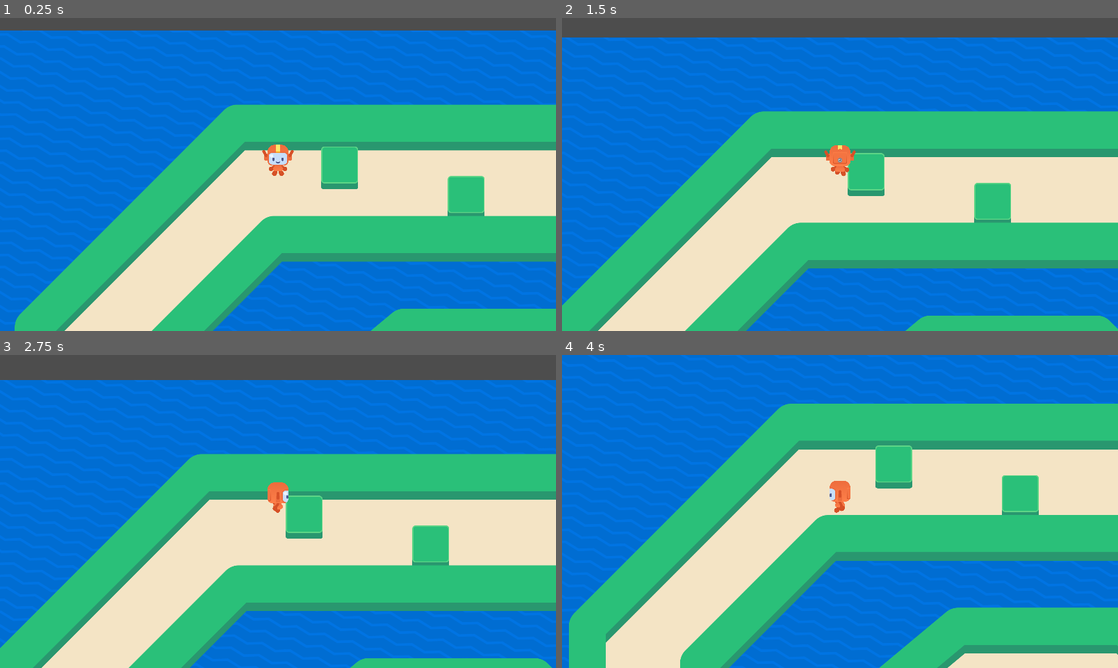
Above: before the commit, frames 1-4 (two rows, left to right).
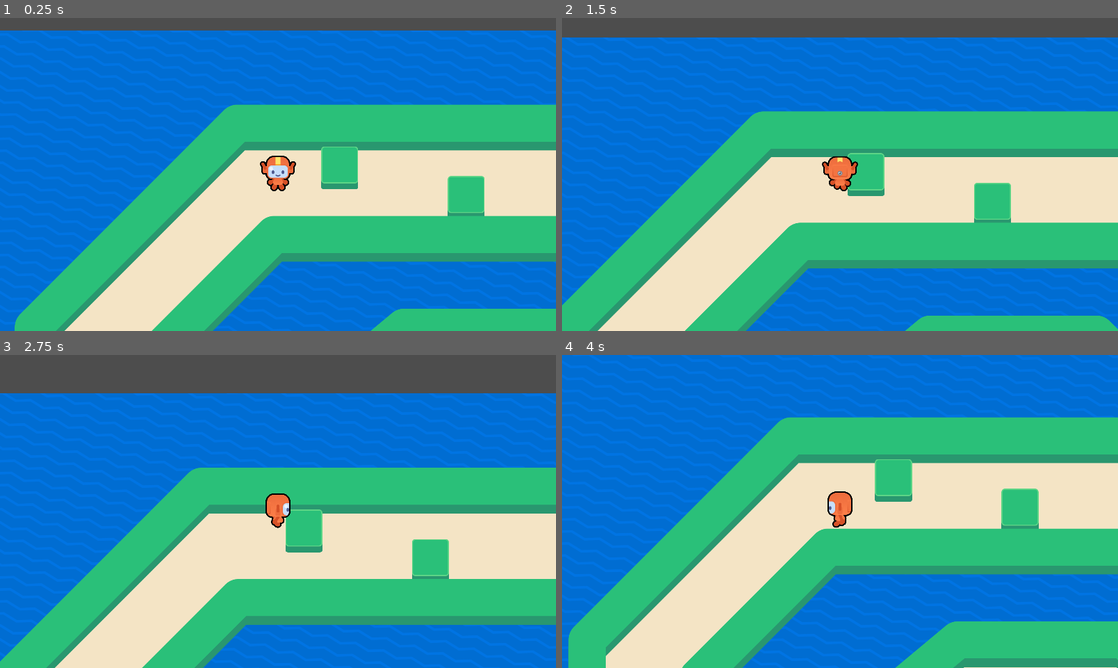
Above: after the commit, the same moments.

Repository: keliang5/2d-GameDev-Course
Game: Godot game, scene res://game.tscn
Two runs of this game, one before a commit and one after it. Both use one fixed random seed, a clock stepped at 60 frames per second and the inputs below.
Inputs (mouse positions are in pixels of both pictures, inside the frame that each line leads up to):
- Up to frame 1 (0.25 s): no input
- Up to frame 2 (1.5 s): tap Enter at 0.5 s; move the mouse to (962, 158) at 0.52 s; hold Right (move_right) 0.53-1.28 s; tap Z at 0.6, 1.35 s; click (962, 158) at 0.67 s; tap Space at 0.77 s; move the mouse to (728, 190) at 1.27 s; hold W (move_down) from 1.28 s (still down)
- Up to frame 3 (2.75 s): tap Space at 1.52 s; move the mouse to (333, 442) at 2.02 s; release W (move_down) at 2.03 s; hold Right (move_right) from 2.03 s (still down); tap Z at 2.1 s
- Up to frame 4 (4 s): move the mouse to (812, 574) at 2.77 s; release Right (move_right) at 2.78 s; hold Down (move_up) 2.78-3.53 s; tap Z at 2.85, 3.6 s; click (812, 574) at 2.92 s; tap Space at 3.02, 3.77 s; move the mouse to (1006, 558) at 3.52 s; hold Left (move_left) from 3.53 s (still down)

The runs differ from the first frame. In frame 1, 0.7% of the frame differs, in the area x 46-54%, y 40-56%; in frame 2, 0.8%; in frame 3, 25%, in the area x 0-100%, y 8-100%; in frame 4, 24%.

Commit message:
L6 Complete

Diff:
--- a/M09.top_down_movement_workbook/assets/runner/runner_visual_red.tscn
+++ b/M09.top_down_movement_workbook/assets/runner/runner_visual_red.tscn
@@ -28,26 +28,26 @@
 
 [node name="ArmR" parent="Visual" index="2"]
 self_modulate = Color(0.839277, 0.317525, 0.152895, 1)
-points = PackedVector2Array(16, -71.5275, 48, -45.5275)
+points = PackedVector2Array(16, -70.2024, 48, -44.2024)
 
 [node name="ArmL" parent="Visual" index="3"]
 self_modulate = Color(0.839277, 0.317525, 0.152895, 1)
-points = PackedVector2Array(-16, -71.5275, -48, -45.5275)
+points = PackedVector2Array(-16, -70.2024, -48, -44.2024)
 
 [node name="LegR" parent="Visual" index="4"]
 self_modulate = Color(0.839277, 0.317525, 0.152895, 1)
-points = PackedVector2Array(16, -37.5275, 16, -23)
+points = PackedVector2Array(16, -36.2024, 16, -23)
 
 [node name="LegL" parent="Visual" index="5"]
 self_modulate = Color(0.839277, 0.317525, 0.152895, 1)
-points = PackedVector2Array(-16, -37.5275, -16, -23)
+points = PackedVector2Array(-16, -36.2024, -16, -23)
 
 [node name="Body" parent="Visual" index="6"]
-position = Vector2(0, -53.3659)
+position = Vector2(0, -52.1024)
 texture = ExtResource("3_c2s05")
 
 [node name="HeadShape" parent="Visual" index="7"]
-position = Vector2(0, -143.105)
+position = Vector2(0, -142.057)
 texture = ExtResource("4_jlvl7")
 
 [node name="Face" parent="Visual/HeadShape" index="0"]
@@ -58,23 +58,23 @@
 texture = ExtResource("7_gwbl7")
 
 [node name="EarR" parent="Visual" index="8"]
-position = Vector2(82, -132.442)
+position = Vector2(82, -131.394)
 texture = ExtResource("8_0e8o4")
 
 [node name="AntennaR" parent="Visual/EarR" index="0"]
 texture = ExtResource("9_wrnpm")
 
 [node name="EarL" parent="Visual" index="9"]
-position = Vector2(-82, -132.442)
+position = Vector2(-82, -131.394)
 texture = ExtResource("8_0e8o4")
 
 [node name="AntennaL" parent="Visual/EarL" index="0"]
 texture = ExtResource("9_wrnpm")
 
 [node name="HandR" parent="Visual" index="10"]
-position = Vector2(48, -45.3659)
+position = Vector2(48, -44.1024)
 texture = ExtResource("10_e8mf4")
 
 [node name="HandL" parent="Visual" index="11"]
-position = Vector2(-48, -45.3659)
+position = Vector2(-48, -44.1024)
 texture = ExtResource("10_e8mf4")
--- a/M09.top_down_movement_workbook/runner.tscn
+++ b/M09.top_down_movement_workbook/runner.tscn
@@ -1,7 +1,19 @@
-[gd_scene load_steps=4 format=3 uid="uid://cbaqhq5orr2ap"]
+[gd_scene load_steps=8 format=3 uid="uid://cbaqhq5orr2ap"]
 
 [ext_resource type="Script" path="res://runner.gd" id="1_x8ebg"]
+[ext_resource type="Texture2D" uid="uid://dbcmxo51msi8m" path="res://assets/runner/shadow.png" id="2_eq38d"]
 [ext_resource type="PackedScene" uid="uid://bm8s1oaoxngwq" path="res://assets/runner/runner_visual_red.tscn" id="2_li2qb"]
+[ext_resource type="Shader" path="res://assets/character_contour.gdshader" id="4_myksl"]
+
+[sub_resource type="ShaderMaterial" id="ShaderMaterial_bxl8f"]
+shader = ExtResource("4_myksl")
+shader_parameter/viewport_scale = Vector2(1, 1)
+shader_parameter/line_color = Color(0, 0, 0, 1)
+shader_parameter/line_thickness = 4.0
+shader_parameter/waves_height = 0.0
+
+[sub_resource type="ViewportTexture" id="ViewportTexture_21uck"]
+viewport_path = NodePath("SubViewport")
 
 [sub_resource type="CircleShape2D" id="CircleShape2D_2u0fv"]
 radius = 25.0
@@ -11,12 +23,28 @@
 motion_mode = 1
 script = ExtResource("1_x8ebg")
 
-[node name="RunnerVisualRed" parent="." instance=ExtResource("2_li2qb")]
+[node name="Shadow" type="Sprite2D" parent="."]
+modulate = Color(0, 0, 0, 0.156863)
+position = Vector2(2.92063e-06, -6.80822)
+scale = Vector2(0.5625, 0.787243)
+texture = ExtResource("2_eq38d")
+
+[node name="Camera2D" type="Camera2D" parent="."]
+
+[node name="SubViewport" type="SubViewport" parent="."]
+transparent_bg = true
+size = Vector2i(124, 150)
+
+[node name="RunnerVisualRed" parent="SubViewport" instance=ExtResource("2_li2qb")]
 unique_name_in_owner = true
+position = Vector2(62, 120)
 scale = Vector2(0.5, 0.5)
 
+[node name="Sprite2D" type="Sprite2D" parent="."]
+material = SubResource("ShaderMaterial_bxl8f")
+texture = SubResource("ViewportTexture_21uck")
+
 [node name="CollisionShape2D" type="CollisionShape2D" parent="."]
-position = Vector2(1, -13)
+position = Vector2(0, 34)
+scale = Vector2(1, 1)
 shape = SubResource("CircleShape2D_2u0fv")
-
-[node name="Camera2D" type="Camera2D" parent="."]
